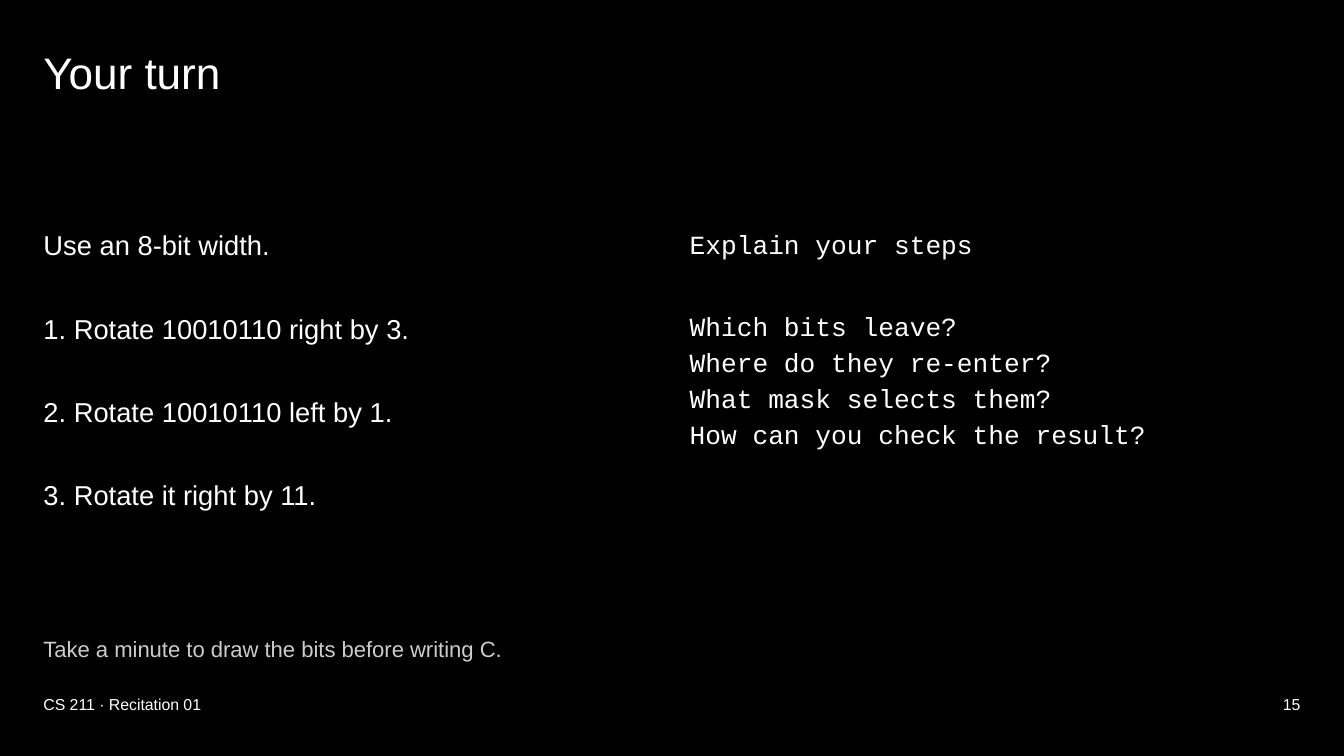
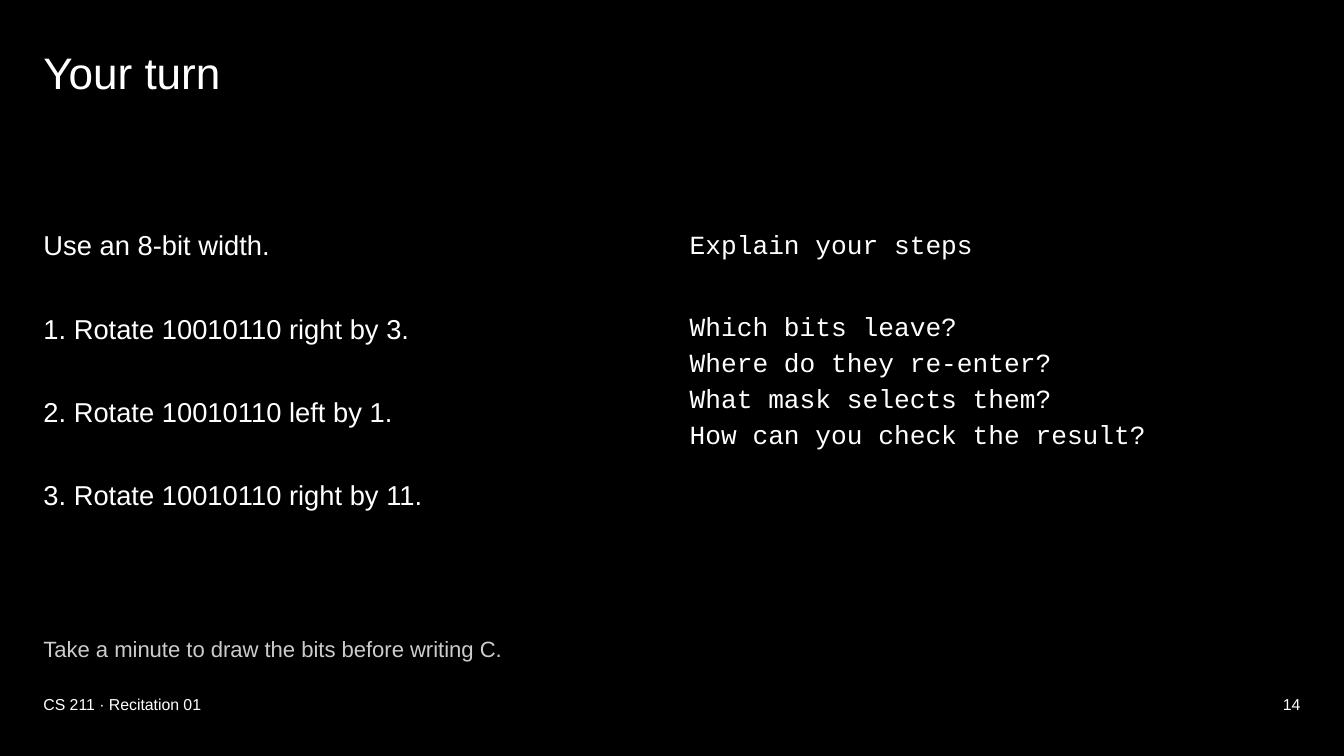
Before and after one commit to xsebby/portfolio, a slide deck: slide 14 of public/presentations/cs211-recitation-01.pptx (slide 15 before the commit). Drawn at 1344x756 pixels with LibreOffice and Linux fonts; fonts in the diff are those of the drawing. Boxes give left, top, right and bottom in pixels: in the first picture for what was removed or moved away, otherwise in the second. Text is boxed around its words. In the diff, an @@ line names an element or a change of style, - is before the commit and + after.

```diff
--- a/public/presentations/cs211-recitation-01.pptx
+++ b/public/presentations/cs211-recitation-01.pptx
@@ text at (43, 485, 422, 510): text changed @@
-3. Rotate it right by 11.
+3. Rotate 10010110 right by 11.
@@ text at (1283, 699, 1301, 710): text changed @@
-15
+14
```
Also in this commit, not shown: 3 other slides changed, 1 slide removed, 1 other file.
